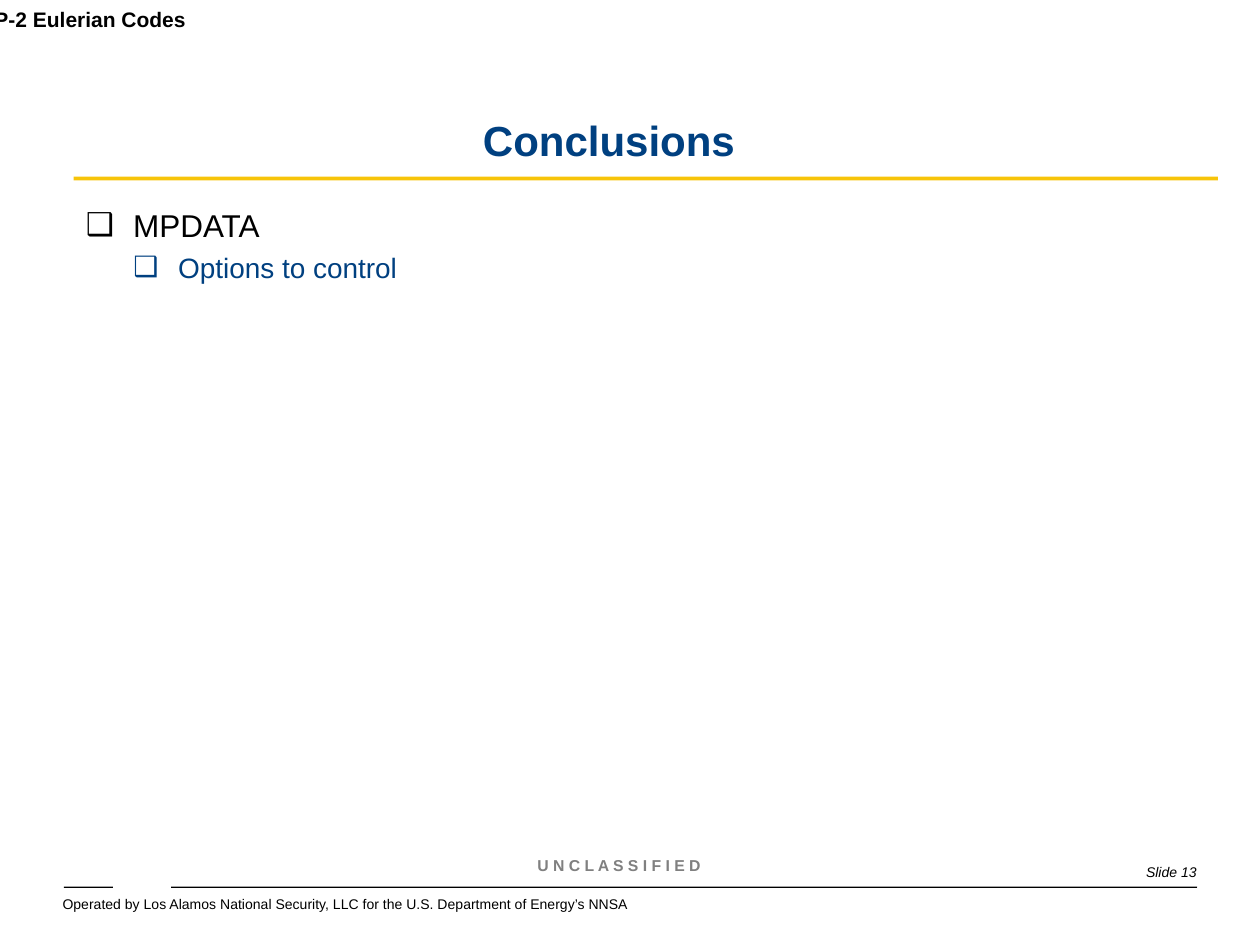
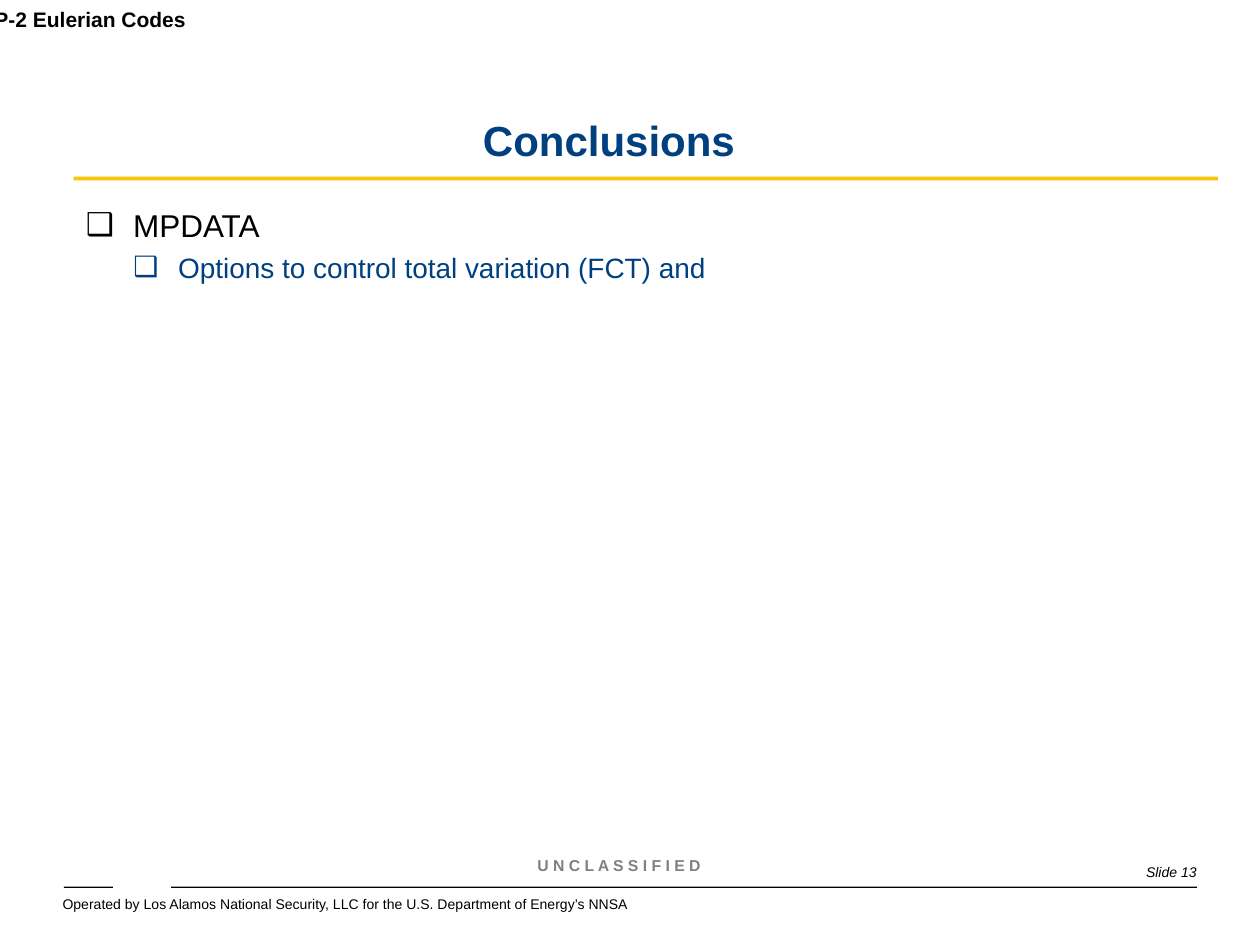
Before and after one commit to wmatern/summer_LANL, a slide deck: slide 13 of Final Research Presentation/Final_Research_Presentation.ppt. Drawn at 1260x945 pixels with LibreOffice and Linux fonts; fonts in the diff are those of the drawing; background and template pictures are left out. Boxes give left, top, right and bottom in pixels: in the first picture for what was removed or moved away, otherwise in the second. Text is boxed around its words. In the diff, an @@ line names an element or a change of style, - is before the commit and + after.

Commit message:
pres

```diff
--- a/Final Research Presentation/Final_Research_Presentation.ppt
+++ b/Final Research Presentation/Final_Research_Presentation.ppt
@@ text at [178,257,706,283]: text changed @@
-  ❑ Options to control
+  ❑ Options to control total variation (FCT) and
```
